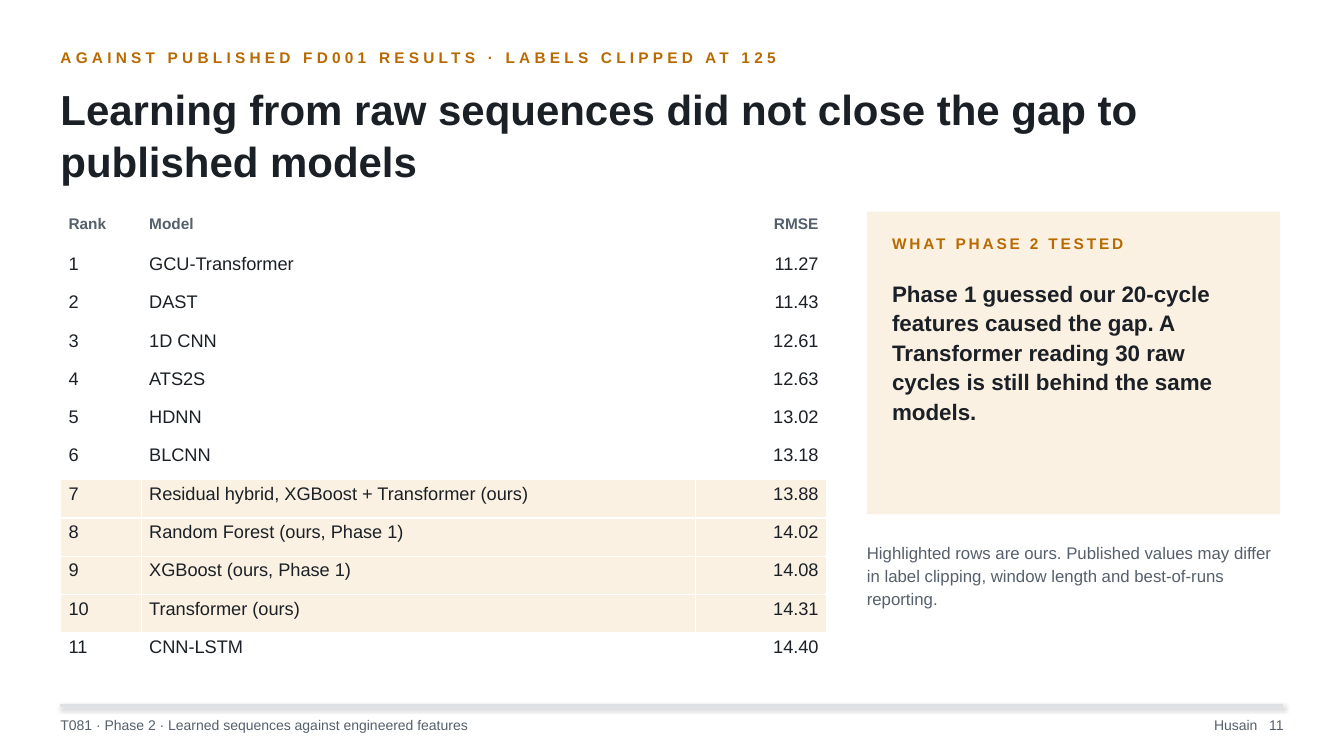
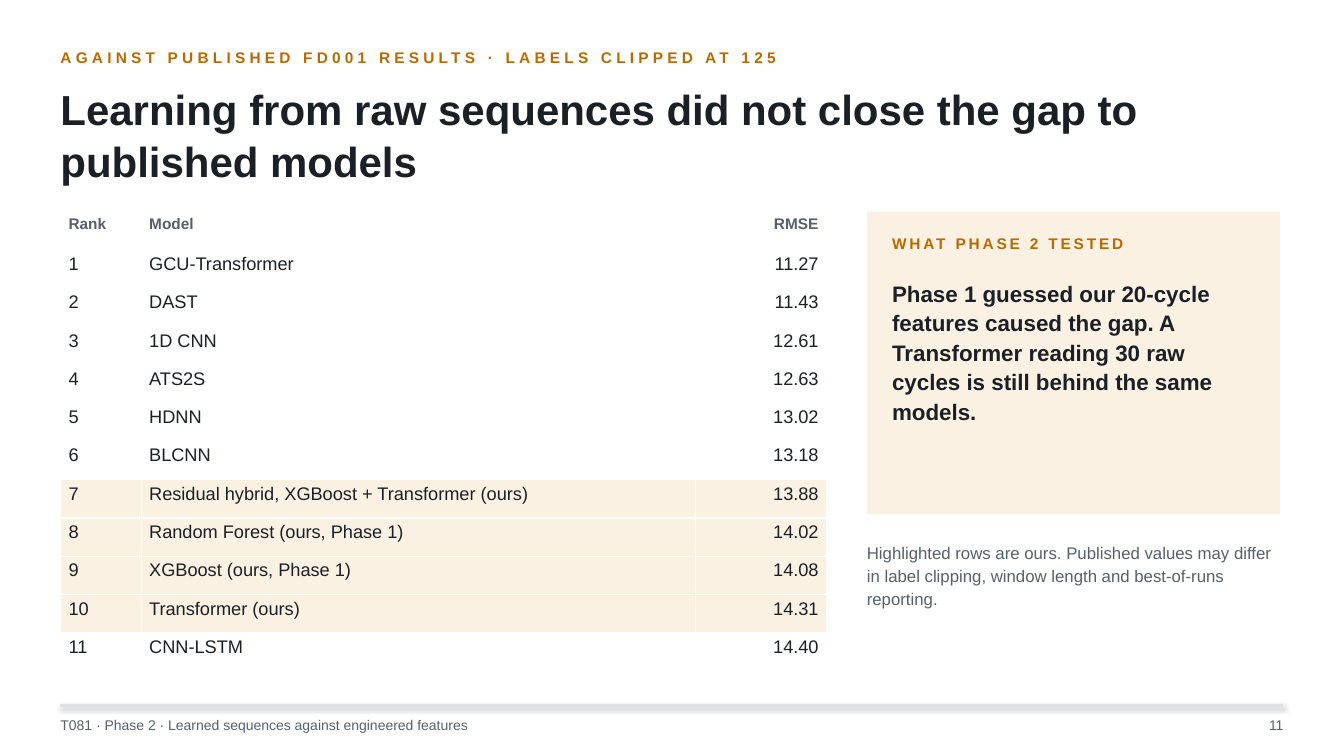
Before and after one commit to sarveshcore/t081-rul-prediction, a slide deck: slide 11 of slides/phase2_slides.pptx. Drawn at 1344x756 pixels with LibreOffice and Linux fonts; fonts in the diff are those of the drawing. Boxes give left, top, right and bottom in pixels: in the first picture for what was removed or moved away, otherwise in the second. Text is boxed around its words. In the diff, an @@ line names an element or a change of style, - is before the commit and + after.

```diff
--- a/slides/phase2_slides.pptx
+++ b/slides/phase2_slides.pptx
@@ text at <box>1269,720,1283,730</box>: text changed @@
-Husain 11
+11
```
Also in this commit, not shown: 10 other slides changed, 3 other files.
